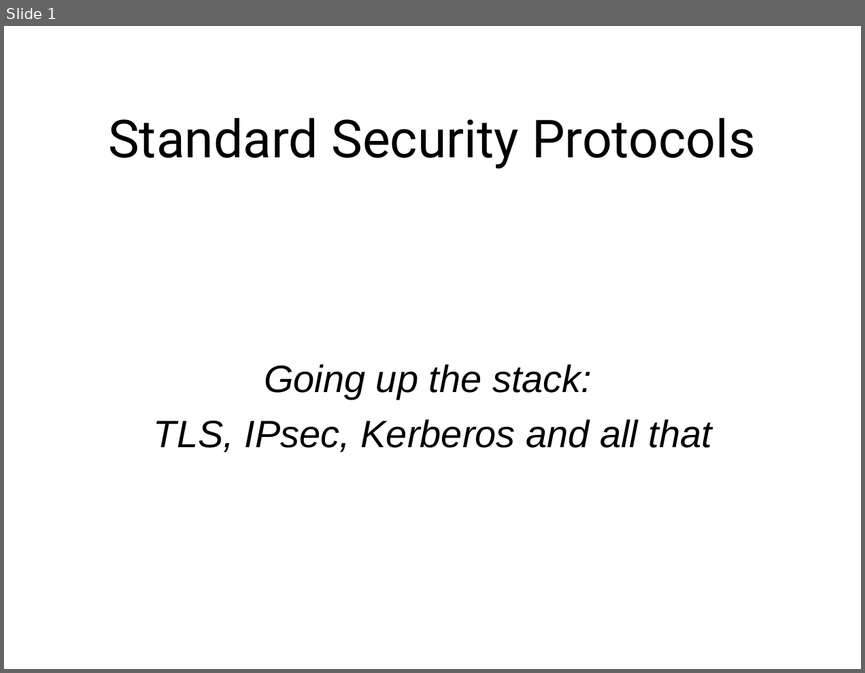
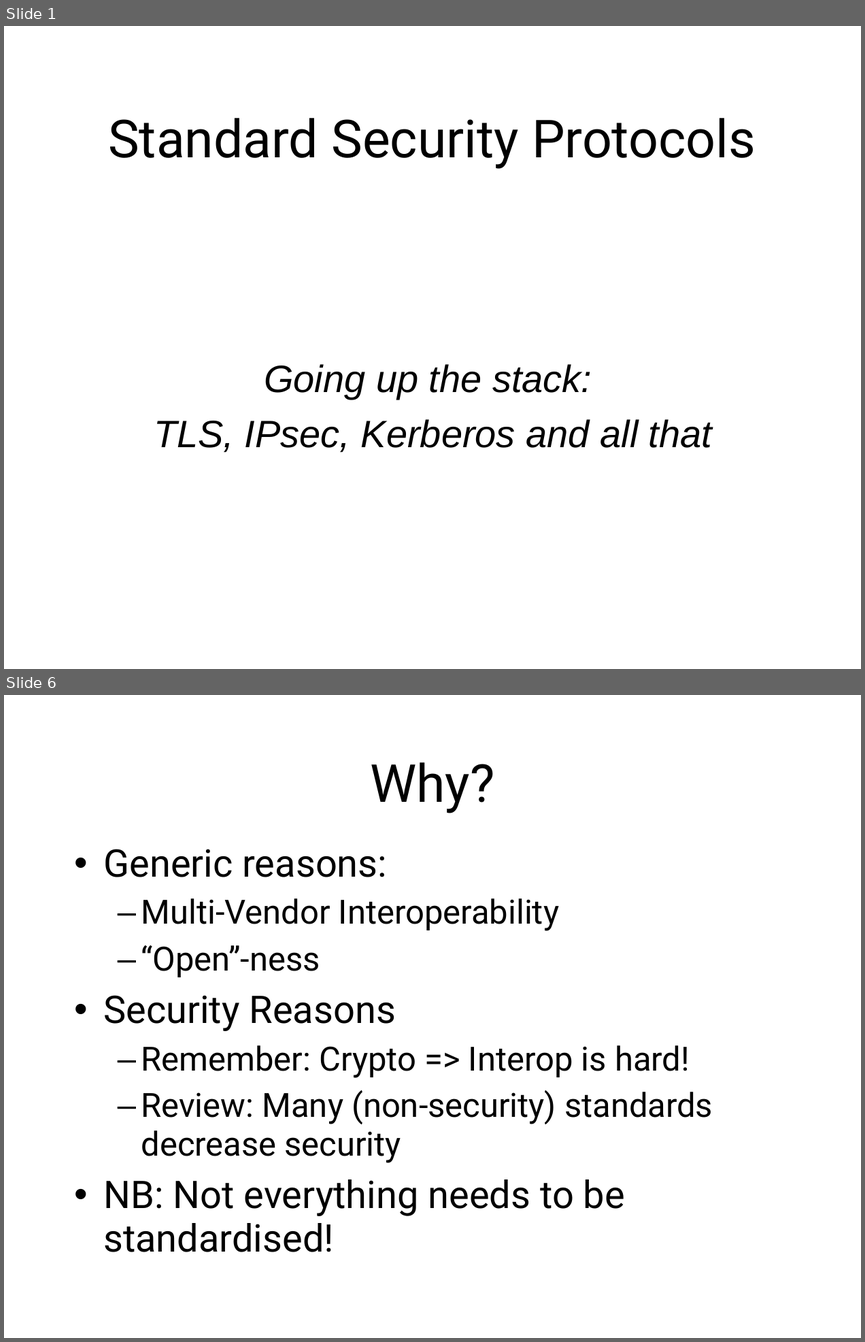
Before and after one commit to sftcd/cs7053, a slide deck: 2016lectures/06-protocols.ppt. Shown one above the other, each under a label of ours: slide 1 before the commit, slides 1 and 6 after it; the slides between them are not shown. The pictures are 865x673 and 865x1342 pixels, drawn with LibreOffice and Linux fonts; fonts in the diff are those of the drawing. Boxes give left, top, right and bottom in pixels: in the first picture for what was removed or moved away, otherwise in the second. Text is boxed around its words. In the diff, an @@ line names an element or a change of style, - is before the commit and + after.

```diff
--- a/2016lectures/06-protocols.ppt
+++ b/2016lectures/06-protocols.ppt
@@ slide 6 added at (4, 695, 861, 1338), background #FFFFFF @@
@@ title added at (370, 762, 494, 813), 44 pt, text #000000 @@
+Why?
@@ text added at (103, 849, 713, 1252), 28 pt, text #000000 @@
+• Generic reasons:
+  – Multi-Vendor Interoperability
+  – “Open”-ness
+• Security Reasons
+  – Remember: Crypto => Interop is hard!
+  – Review: Many (non-security) standards decrease security
+• NB: Not everything needs to be standardised!
```
Also in this commit, not shown: 49 slides changed, 2 other slides added.
